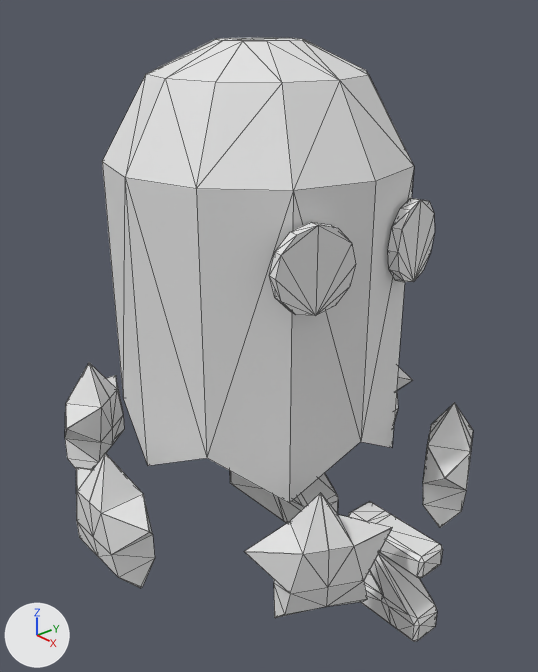
What one commit did to the Blender file Models/Blend/Icons.blend.
Camera for both pictures: a camera (50 mm lens) standing at (3.33, -2.84, 2.69) and looking at (0.09, -0.01, 0.79). Every picture has the same lights, and +X, +Y and +Z are marked at lower left. Mesh edges are drawn as thin lines.
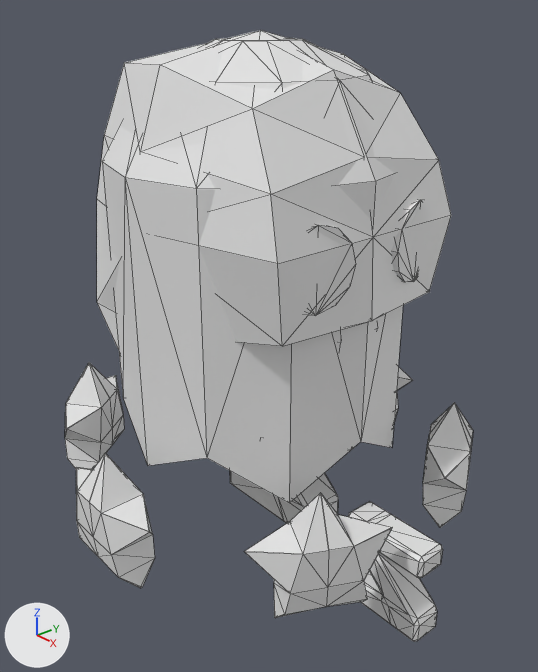
Where the change shows, as pixel boxes [x1, y1, x2, y2] in the pictures (538 x 672 px):
'Cube.002', added
    after: [97, 30, 451, 350]

The edits, one by one:
Mesh me_cube_000 is new.
It has 292 vertices, 275 faces and spans x -0.86..0.86, y -0.48..1.21, z -0.62..1.65.
Object 'Cube.002' (ob_cube_002) is new; it shows me_cube_000.
Its location is (0.448, -0.012, 0.92).
Its rotation in degrees is (0, 0, 90).
It gains a TRIANGULATE modifier named 'Triangulate'.
